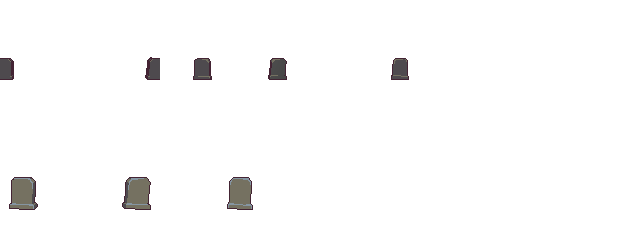
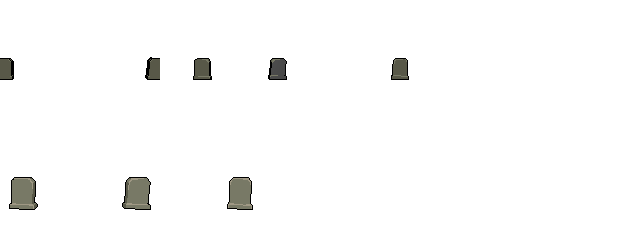
Layers edited between the first and the second 640 x 240 image:
painted on "Layer 1" over [0, 57, 409, 210]
